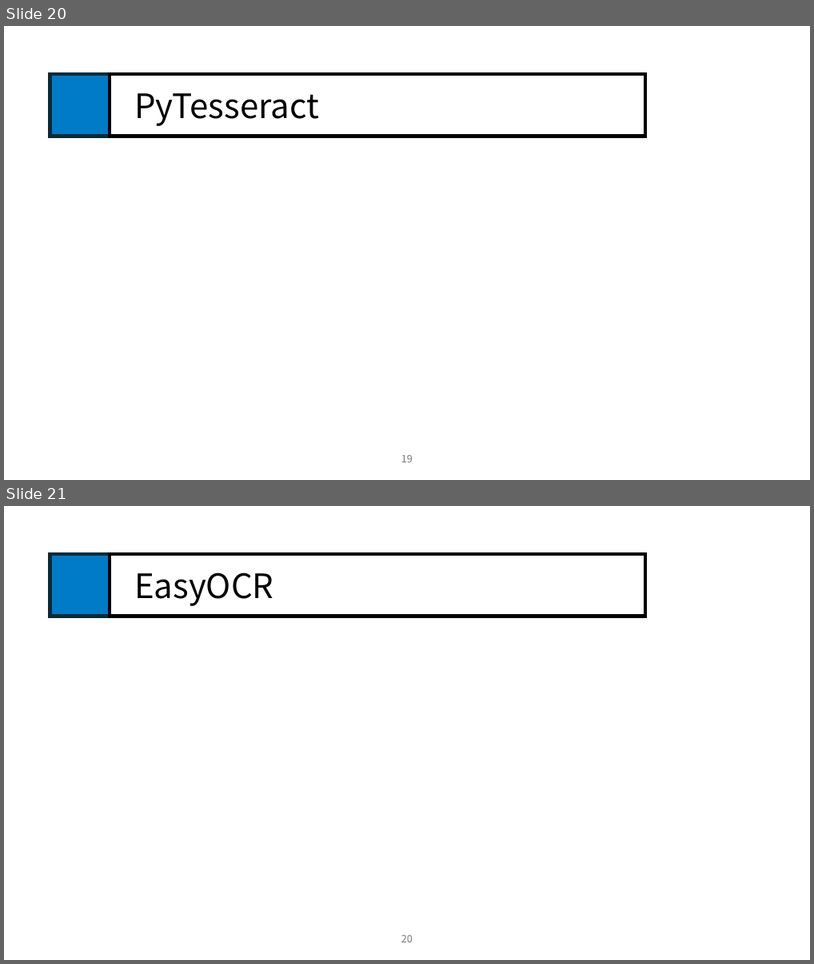
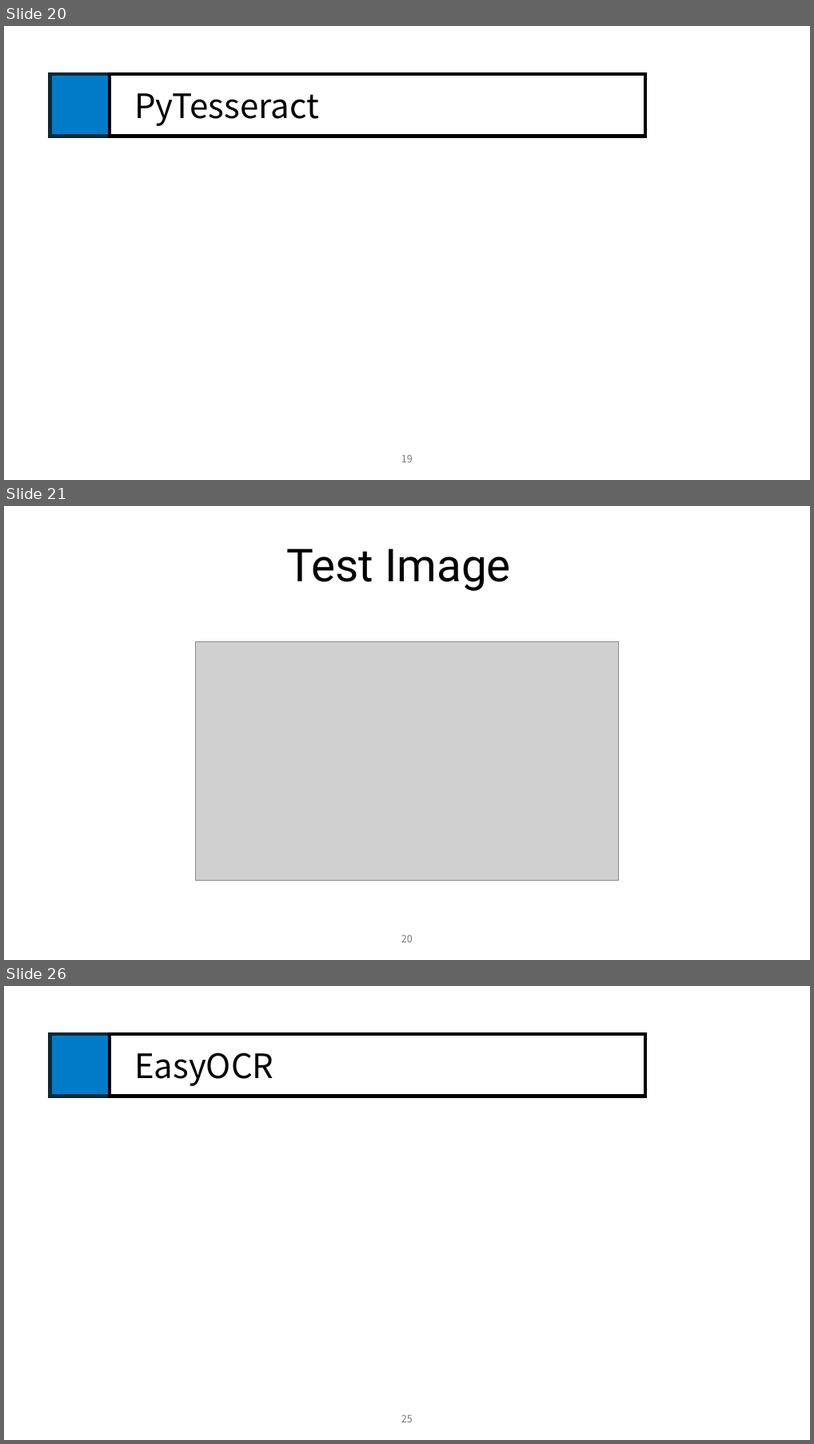
Before and after one commit to naisksh32/2nd_TechSeminar, a slide deck: PPT/진짜 준비자료.pptx. Shown one above the other, each under a label of ours: slides 20 and 21 before the commit, slides 20, 21 and 26 after it; the slides between them are not shown. The pictures are 814x964 and 814x1444 pixels, drawn with LibreOffice and Linux fonts; fonts in the diff are those of the drawing; grey boxes stand for pictures. Boxes give left, top, right and bottom in pixels: in the first picture for what was removed or moved away, otherwise in the second. Text is boxed around its words. In the diff, an @@ line names an element or a change of style, - is before the commit and + after.

```diff
--- a/PPT/진짜 준비자료.pptx
+++ b/PPT/진짜 준비자료.pptx
@@ slide 21 added at box(4, 506, 810, 960), background #FFFFFF @@
@@ text added at box(286, 548, 511, 591), 54 pt, text #000000 @@
+Test Image
@@ picture added at box(196, 641, 619, 880) @@
@@ page number added at box(402, 934, 413, 942), 12 pt, text #797979 @@
+20
@@ what was slide 21 is now slide 26 @@
@@ page number at box(402, 1415, 413, 1422): text changed @@
-20
+25
```
Also in this commit, not shown: 4 other slides added, 54 other files.
